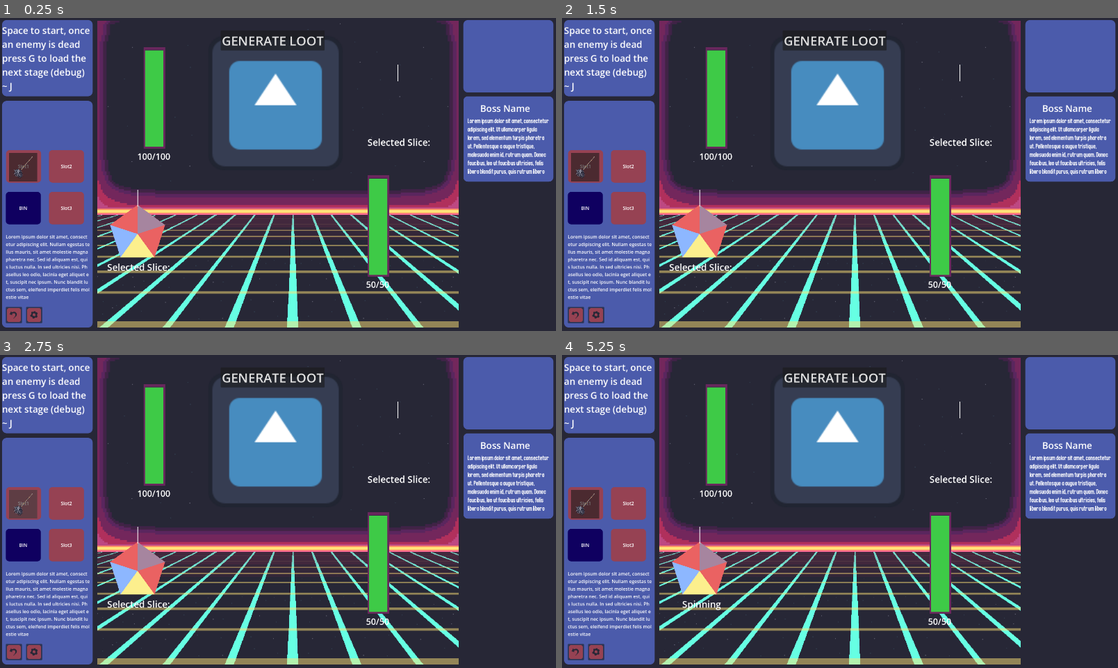
Above: before the commit, frames 1-4 (two rows, left to right).
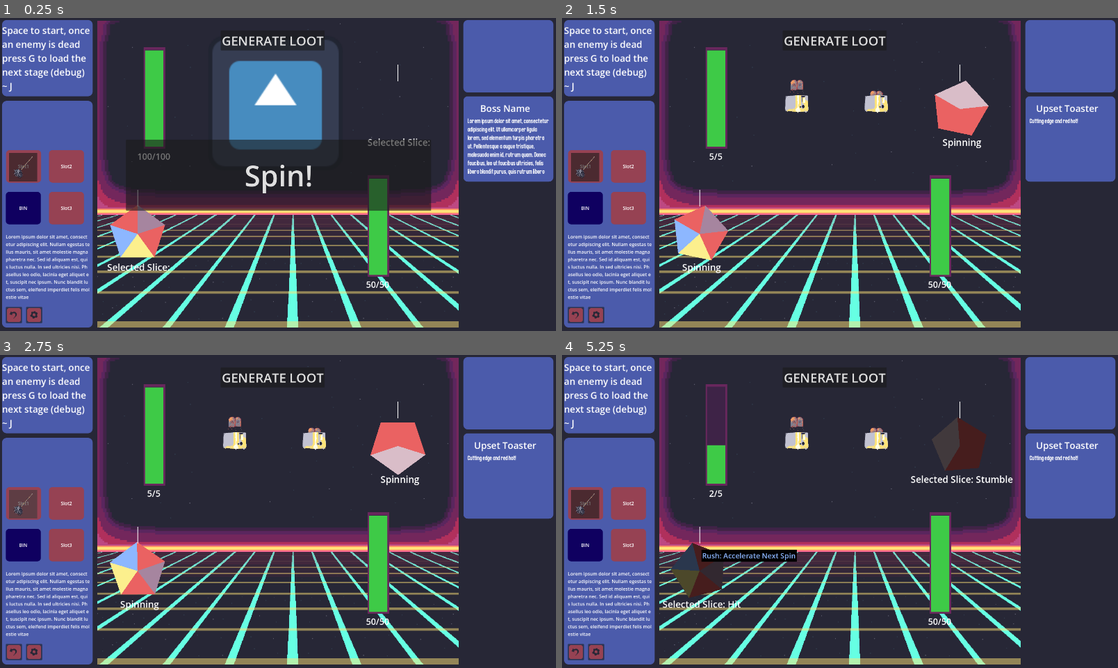
Above: after the commit, the same moments.

Repository: Dragos-F/spinner-autobattler
Game: Godot game, scene res://Scenes/MainScene.tscn
Two runs of this game, one before a commit and one after it. Both use one fixed random seed, a clock stepped at 60 frames per second and the inputs below. This scene is started directly instead of the project's main scene. The engine's default icon, where the game draws it, is replaced by a stand-in: a white triangle on a blue panel in a dark square.
Inputs (mouse positions are in pixels of both pictures, inside the frame that each line leads up to):
- Up to frame 1 (0.25 s): no input
- Up to frame 2 (1.5 s): click (573, 315) at 0.5 s; click (840, 174) at 1.25 s, where only the run after the commit has a clickable "Spin!"
- Up to frame 3 (2.75 s): click (22, 505) at 2 s
- Up to frame 4 (5.25 s): tap G at 2.75, 3.5, 5 s; drag from (962, 445) to (701, 570) at 2.77 s; drag from (701, 570) to (962, 445) at 3.52 s; click (595, 652) at 4.25 s; move the mouse to (701, 570) at 5.02 s; hold D from 5.03 s (still down); tap Space at 5.1 s; click (701, 570) at 5.17 s

The runs differ from the first frame. In frame 1, 6.3% of the frame differs, in the area x 22-78%, y 38-62%; in frame 2, 11%; in frame 3, 12%; in frame 4, 14%, in the area x 18-99%, y 7-82%.

Commit message:
Spinner post-combat reset fixes

Diff:
--- a/Scenes/MainScene.tscn
+++ b/Scenes/MainScene.tscn
@@ -209,7 +209,7 @@
 wheels = [NodePath("../PlayerWheels/PlayerWheel1/SpinControl/Wheel"), NodePath("../PlayerWheels/PlayerWheel2/SpinControl/Wheel"), NodePath("../PlayerWheels/PlayerWheel3/SpinControl/Wheel")]
 loot_sys = NodePath("../LootSystem")
 
-[node name="GameManager" type="Node" parent="." unique_id=12 …(155 unchanged characters)… , "combatManager", "inventoryManager", "CharFront", "CharBack", "CharName", "StartingItem")]
+[node name="GameManager" type="Node" parent="." unique_id=12 …(155 unchanged characters)… , "combatManager", "inventoryManager", "progressButton", "CharFront", "CharBack", "CharName", "StartingItem")]
 script = ExtResource("10_4b75m")
 EnemyDisplay = NodePath("../UIParent/CenterPlayArea/EnemyImage")
 EnemyTitleText = NodePath("../UIParent/EnemyDescription/VBoxContainer/Control/Label")
@@ -221,6 +221,7 @@
 PrimaryEnemySpinner = NodePath("../EnemyWheelBundle/SpinControl")
 combatManager = NodePath("../CombatManager")
 inventoryManager = NodePath("../InventoryManager")
+progressButton = NodePath("../UIParent/ProgressButton")
 CharFront = NodePath("../UIParent/PortraitBox/Control/CharFront")
 CharBack = NodePath("../CharBack")
 CharName = NodePath("../UIParent/ContestantUI/Control/VBoxContainer/Name/ContestantName")
@@ -643,6 +644,17 @@
 label_settings = ExtResource("8_5qxwa")
 autowrap_mode = 2
 text_overrun_behavior = 1
+
+[node name="ProgressButton" type="Button" parent="UIParent" unique_id=2115008151]
+z_index = 10
+layout_mode = 0
+offset_left = 435.0
+offset_top = 420.0
+offset_right = 1489.0
+offset_bottom = 665.0
+pivot_offset_ratio = Vector2(0.5, 0.5)
+theme_override_font_sizes/font_size = 100
+text = "Spin!"
 
 [node name="CanvasLayer" type="CanvasLayer" parent="." unique_id=2020282609]
 visible = false
@@ -1089,6 +1101,9 @@
 pivot_offset = Vector2(12, 12)
 anchor_pos = NodePath("../UIParent/ContestantUI/Control/VBoxContainer/Items/Control1")
 
+[connection signal="combat_ended" from="GameManager" to="PlayerWheels/PlayerWheel1/SpinControl" method="InterruptSpin"]
+[connection signal="combat_ended" from="GameManager" to="PlayerWheels/PlayerWheel2/SpinControl" method="InterruptSpin"]
+[connection signal="combat_ended" from="GameManager" to="PlayerWheels/PlayerWheel3/SpinControl" method="InterruptSpin"]
 [connection signal="mouse_entered" from="UIParent/ContestantUI/Control/VBoxContainer/Items/Control1/PanelContainer3" to="UIParent/ContestantUI/Control/VBoxContainer/Items/Control1" method="_on_mouse_entered"]
 [connection signal="mouse_exited" from="UIParent/ContestantUI/Control/VBoxContainer/Items/Control1/PanelContainer3" to="UIParent/ContestantUI/Control/VBoxContainer/Items/Control1" method="_on_mouse_exited"]
 [connection signal="mouse_entered" from="UIParent/ContestantUI/Control/VBoxContainer/Items/Control2/PanelContainer3" to="UIParent/ContestantUI/Control/VBoxContainer/Items/Control2" method="_on_mouse_entered"]
@@ -1097,6 +1112,7 @@
 [connection signal="mouse_exited" from="UIParent/ContestantUI/Control/VBoxContainer/Items/Control3/PanelContainer3" to="UIParent/ContestantUI/Control/VBoxContainer/Items/Control3" method="_on_mouse_exited"]
 [connection signal="mouse_entered" from="UIParent/ContestantUI/Control/VBoxContainer/Items/Control4/PanelContainer3" to="UIParent/ContestantUI/Control/VBoxContainer/Items/Control4" method="_on_mouse_entered"]
 [connection signal="mouse_exited" from="UIParent/ContestantUI/Control/VBoxContainer/Items/Control4/PanelContainer3" to="UIParent/ContestantUI/Control/VBoxContainer/Items/Control4" method="_on_mouse_exited"]
+[connection signal="pressed" from="UIParent/ProgressButton" to="GameManager" method="BeginCombat"]
 [connection signal="sliceselected" from="EnemyWheelBundle/SpinControl" to="CombatManager" method="listen_enemy_spinresult"]
 [connection signal="event_hpchanged" from="EnemyWheelBundle/EnemyHealthDisplay" to="GameManager" method="_listener_enemydamaged"]
 [connection signal="event_hpdepleted" from="EnemyWheelBundle/EnemyHealthDisplay" to="GameManager" method="_listener_entityDied"]
--- a/Scripts/game_manager.gd
+++ b/Scripts/game_manager.gd
@@ -13,6 +13,9 @@
 
 @export var combatManager:CombatManager
 @export var inventoryManager:InvManager
+@onready var lootSystem:LootSystem = %LootSystem
+
+@export var progressButton:Button
 
 @export_category("Character LoadIns")
 @export var CharFront:TextureRect
@@ -22,8 +25,9 @@
 
 var StageNumber:int=-1
 var PlayerScore:int=0
+var PreparedToStart = true
 
-var PreparedToStart = true
+signal combat_ended()
 # Called when the node enters the scene tree for the first time.
 func _ready() -> void:
 	#LoadRandomEnemy()
@@ -35,7 +39,6 @@
 	StartingItem.manager = inventoryManager
 	inventoryManager.wheels[0].UpdateWheel(StartingItem.item)
 	inventoryManager.slots[0].equipped_item = StartingItem
-	print
 
 # Called every frame. 'delta' is the elapsed time since the previous frame.
 func _process(delta: float) -> void:
@@ -78,19 +81,42 @@
 	PrimaryEnemySpinner.modulate = Color.from_hsv(0,0,1)
 	EnemyDisplay.modulate = Color.from_hsv(0,0,1)
 
+var allowDebug = true
+func _input(event: InputEvent) -> void:
+	if allowDebug:
+		if event is InputEventKey and event.pressed and !event.is_echo():
+			if event.keycode == KEY_G:
+				if PreparedToContinue:
+					PrimaryEnemySpinner.canBeStarted = true
+					LoadNextEnemy()
+					BeginCombat()
+					PreparedToContinue = false
+			elif event.keycode == KEY_P:
+				GameProgressProcedure()
 
-func _input(event: InputEvent) -> void:
-	if event is InputEventKey and event.pressed and !event.is_echo():
-		if event.keycode == KEY_G:
-			if PreparedToReset:
-				PrimaryEnemySpinner.canBeStarted = true
-				LoadNextEnemy()
-				PrimaryEnemySpinner.random_spin()
-				PreparedToReset = false
-		elif event.keycode == KEY_P:
-			GameProgressProcedure()
+var PreparedToContinue=false
 
-var PreparedToReset=false
+func EnterLootPhase():
+	print("Loot phase")
+	lootSystem.spawn_options()
+
+func DisplayReadyButton():
+	LoadNextEnemy()
+
+func BeginCombat():
+	progressButton.visible = false
+	if PreparedToStart:
+		PreparedToStart = false
+		GameStartProcedure()
+	print("begin combat")
+	PreparedToContinue = false
+	PrimaryEnemySpinner.canBeStarted = true
+	PrimaryEnemySpinner.random_spin()
+	for spinnr in combatManager.PlayerSpinners:
+		if spinnr.isResetting:
+			await spinnr.spinInterruptComplete
+		spinnr.canBeStarted = true
+		spinnr.random_spin()
 
 func _listener_entityDied(he:HealthEntity):
 	print("entitydied")
@@ -99,16 +125,15 @@
 		AddPoints(100)
 		PrimaryEnemySpinner.modulate = Color.from_hsv(0,0,0.2)
 		PrimaryEnemySpinner.canBeStarted = false
+		PrimaryEnemySpinner.InterruptSpin()
 		EnemyDisplay.modulate = Color.from_hsv(0,0,0.2)
+		combat_ended.emit()
 		GameProgressProcedure()
 	elif he == combatManager.PlayerEntity:
 		print("player has been killed")
 		GameOverProcedure()
 	return
-
-func GameProgressProcedure():
-	print("progressing to next encounter")
-	StageNumber+=1
+func UpdateCurrentEnemyCollection():
 	var collectionindex = 0 # Determine which set of enemies should be picked from next (Boss, new level etc.)
 	for er in EnemyCollectionBounds:
 		if StageNumber >= er.x and StageNumber <= er.y:
@@ -125,10 +150,24 @@
 			break
 		collectionindex+=1
 
+func GameProgressProcedure():
+	print("loading next encounter")
+	StageNumber+=1
+	UpdateCurrentEnemyCollection()
 	# LOOT PHASE HERE
+	EnterLootPhase()
+	await lootSystem.loot_ended
 
-	PreparedToReset = true
-	pass
+	DisplayReadyButton()
+	PreparedToContinue = true
+	progressButton.visible = true
+	LoadNextEnemy()
+
+func GameStartProcedure():
+	print("Game Start!")
+	UpdateCurrentEnemyCollection()
+	LoadNextEnemy()
+	BeginCombat()
 
 func GameOverProcedure():
 	pass
--- a/Scripts/spin_control.gd
+++ b/Scripts/spin_control.gd
@@ -10,7 +10,10 @@
 var SubtractedWaitTime=0
 @export var test_clicker:Clicker
 var wheel:Wheel
+var spintween:Tween
+var resettween:Tween
 signal sliceselected(slice:Slice,source:String)
+signal spinInterruptComplete()
 # Called when the node enters the scene tree for the first time.
 func _ready() -> void:
 
@@ -22,6 +25,8 @@
 # Called every frame. 'delta' is the elapsed time since the previous frame.
 func _process(delta: float) -> void:
 	pass
+
+
 var canBeStarted = true
 func random_spin():
 	if wheel.item == null:
@@ -29,36 +34,45 @@
 		return
 	if !canBeStarted:
 		return
+	#if !isSpinning:
+	#var colourtween = get_tree().create_tween()
+	#colourtween.tween_property(self, "modulate", Color.WHITE, .5)
 	isSpinning = true
 	var testRand = randf()
 	print("RANDOM SPIN!!!!")
 	print("randomspin: "+str(testRand))
-	var tween = get_tree().create_tween()
-	tween.set_ease(Tween.EASE_OUT)
-	tween.tween_property(self, "rotation", rotation+6*PI+testRand*2*PI, SpinTime*TimeCoefficient).set_trans(Tween.TRANS_QUART).set_delay(0.3*TimeCoefficient)
+	spintween = get_tree().create_tween()
+	spintween.set_ease(Tween.EASE_OUT)
+	spintween.tween_property(self, "rotation", rotation+6*PI+testRand*2*PI, SpinTime*TimeCoefficient).set_trans(Tween.TRANS_QUART).set_delay(0.3*TimeCoefficient)
 	test_clicker.spining_text()
-	await tween.finished
+	await spintween.finished
 	print ("Tried to select a Slice")
 	if canBeStarted:
 		var pickedslice = test_clicker.select_slice()
 		sliceselected.emit(pickedslice,name)
 	reset_spin()
-
+var isResetting = false
 func reset_spin():
 	if canBeStarted == false:
 		return
+	isResetting = true
 	test_clicker.reset_text()
 	var colourtweentime = 0.1*TimeCoefficient
-	var tween = get_tree().create_tween()
-	tween.tween_property(self, "modulate", Color.from_hsv(0,0,0.3), colourtweentime).set_delay(WaitTime*TimeCoefficient-colourtweentime*2)
-	tween.tween_property(self, "rotation", 0, (ResetTime-SubtractedWaitTime+ExtraWaitTime)*TimeCoefficient).set_trans(Tween.TRANS_SINE)
-	tween.tween_callback(random_spin)
+	resettween = get_tree().create_tween()
+	resettween.tween_property(self, "modulate", Color.from_hsv(0,0,0.3), colourtweentime).set_delay(WaitTime*TimeCoefficient-colourtweentime*2)
+	resettween.tween_property(self, "rotation", 0, (ResetTime-SubtractedWaitTime+ExtraWaitTime)*TimeCoefficient).set_trans(Tween.TRANS_SINE)
+	#resettween.
+	resetspinComplete.emit()
+	print("end of resettween")
 	if ExtraWaitTime > 0:
 		ExtraWaitTime = 0
 	if SubtractedWaitTime > 0:
 		SubtractedWaitTime = 0
 	if canBeStarted:
-		tween.tween_property(self, "modulate", Color.WHITE, colourtweentime)
+		print("tweening white")
+		resettween.tween_property(self, "modulate", Color.WHITE, colourtweentime)
+		resettween.tween_callback(random_spin)
+	isResetting = false
 
 var isSpinning = false
 func _input(event):
@@ -66,6 +80,20 @@
 		if event.keycode == KEY_SPACE:
 			if !isSpinning:
 				random_spin()
+signal resetspinComplete
+func InterruptSpin(): # Kill any spin that is underway, and maybe leave it alone if it is already resetting
+	print("interruptspin")
+	canBeStarted = false
+	isSpinning = false
+	if isResetting:
+		print("interrupting during reset")
+		await resetspinComplete
+		spinInterruptComplete.emit()
+	elif isSpinning:
+		spintween.kill()
+		reset_spin()
+		await resettween.finished
+		spinInterruptComplete.emit()
 
 func AddExtraWait(extratime):
 	ExtraWaitTime+=extratime
--- a/Scripts/wheel_brain.gd
+++ b/Scripts/wheel_brain.gd
@@ -98,6 +98,9 @@
 		DisableSlice(slicetodisable,duration)
 
 func DisableSlice(slice,duration):
+	if slice.isDisabled:
+		print("slice already disabled, bad luck")
+		return
 	var originalColour = slice.color
 	slice.isDisabled = true
 	slice.color = Color.BLACK
